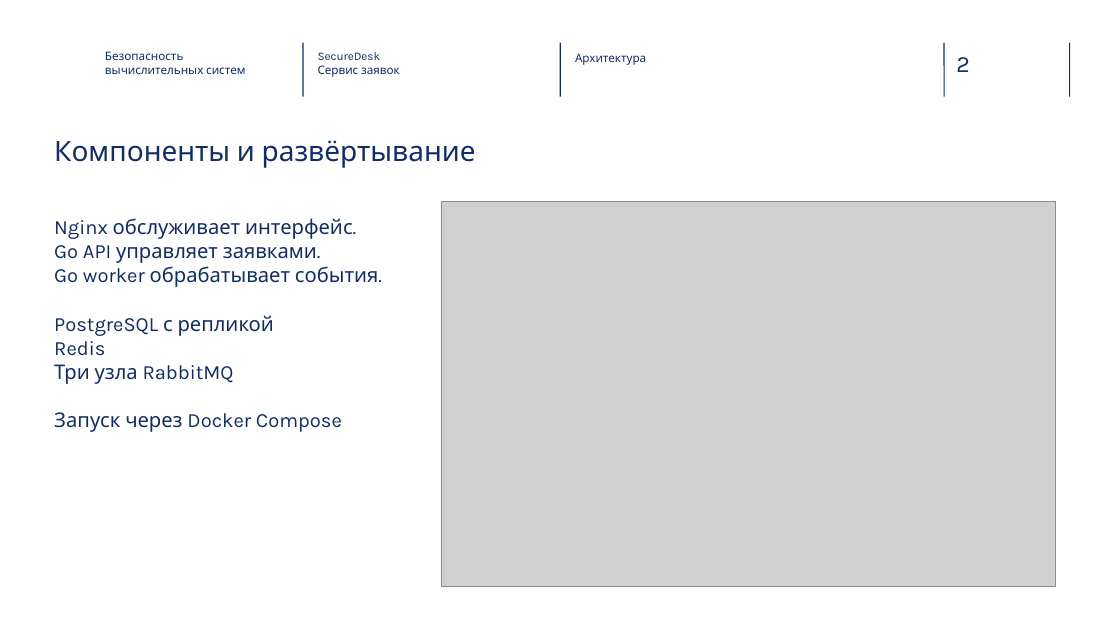
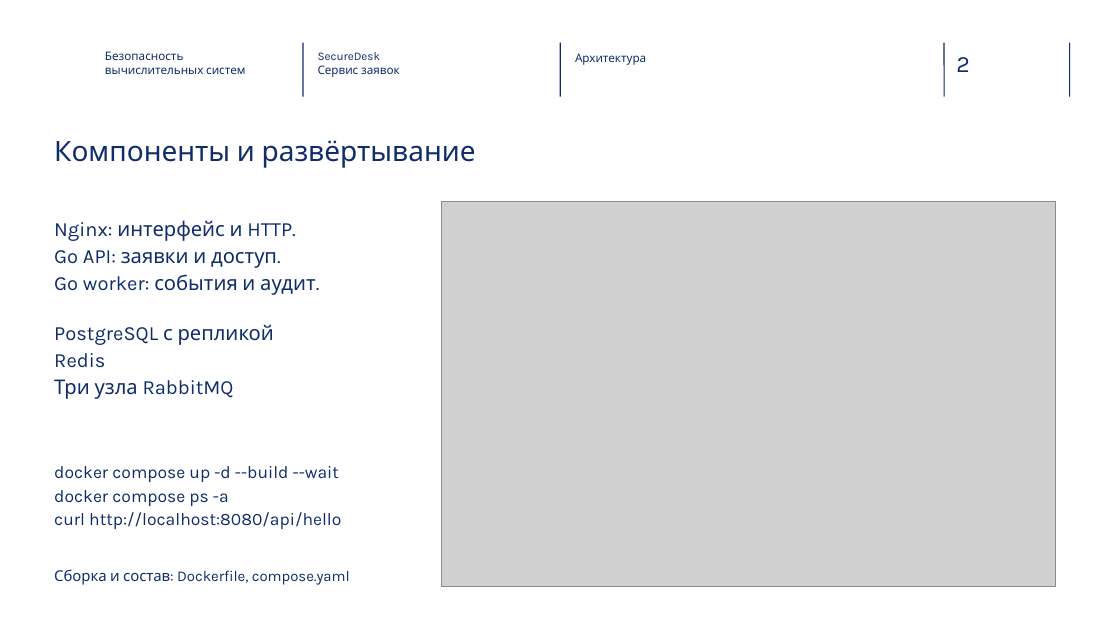
Before and after one commit to alalzhukof/vk-task, a slide deck: slide 2 of SecureDesk-HSE-v2.pptx. Drawn at 1120x630 pixels with LibreOffice and Linux fonts; fonts in the diff are those of the drawing; grey boxes stand for pictures; background and template pictures are left out. Boxes give left, top, right and bottom in pixels: in the first picture for what was removed or moved away, otherwise in the second. Text is boxed around its words. In the diff, an @@ line names an element or a change of style, - is before the commit and + after.

```diff
--- a/SecureDesk-HSE-v2.pptx
+++ b/SecureDesk-HSE-v2.pptx
@@ text at (54, 220, 316, 295): text changed @@
-Nginx обслуживает интерфейс.
-Go API управляет заявками.
-Go worker обрабатывает события.
+Nginx: интерфейс и HTTP.
+Go API: заявки и доступ.
+Go worker: события и аудит.
@@ text at (54, 324, 274, 399): line spacing 1 to 1.1 @@
@@ text at (54, 412, 342, 432): paragraph removed @@
-Запуск через Docker Compose
@@ text added at (54, 466, 341, 529), 15 pt, text #102D69 @@
+docker compose up -d --build --wait
+docker compose ps -a
+curl http://localhost:8080/api/hello
@@ text added at (54, 569, 350, 585), 12.8 pt, text #102D69 @@
+Сборка и состав: Dockerfile, compose.yaml
```
Also in this commit, not shown: 9 other slides changed, 2 slides added.
